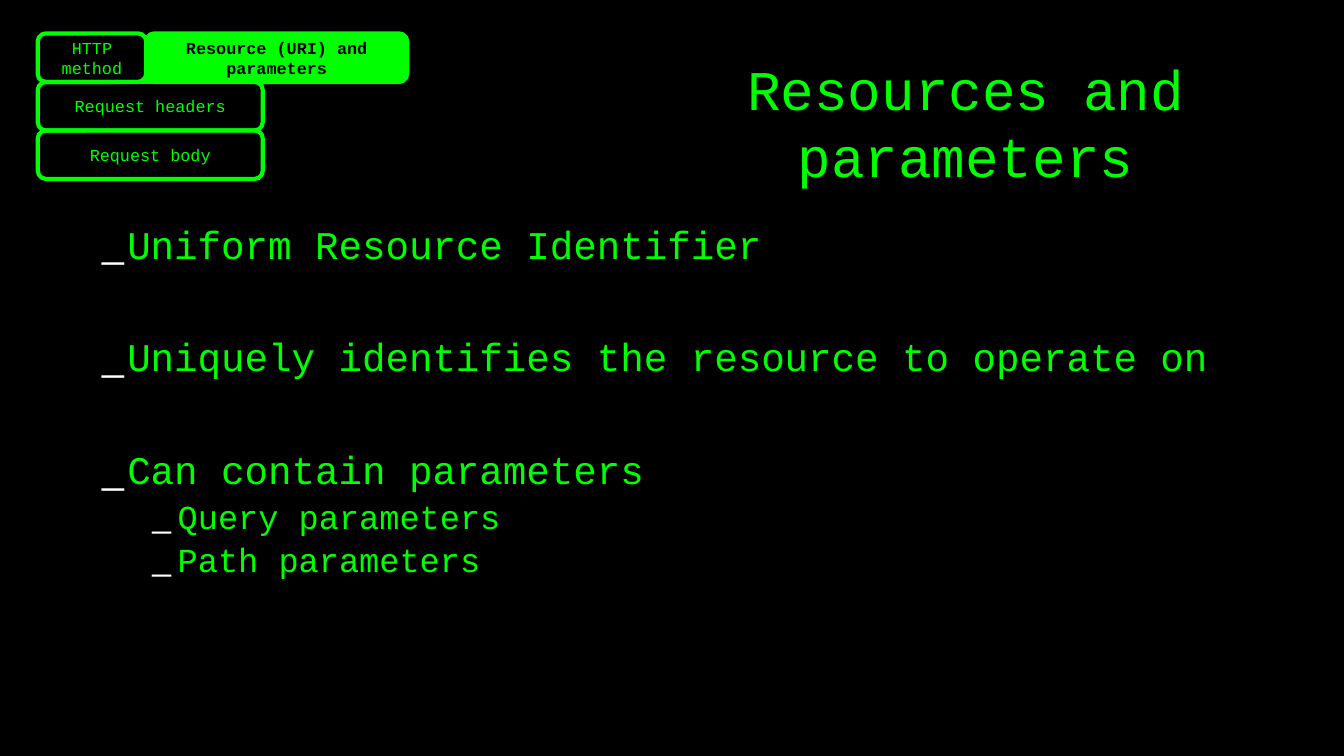
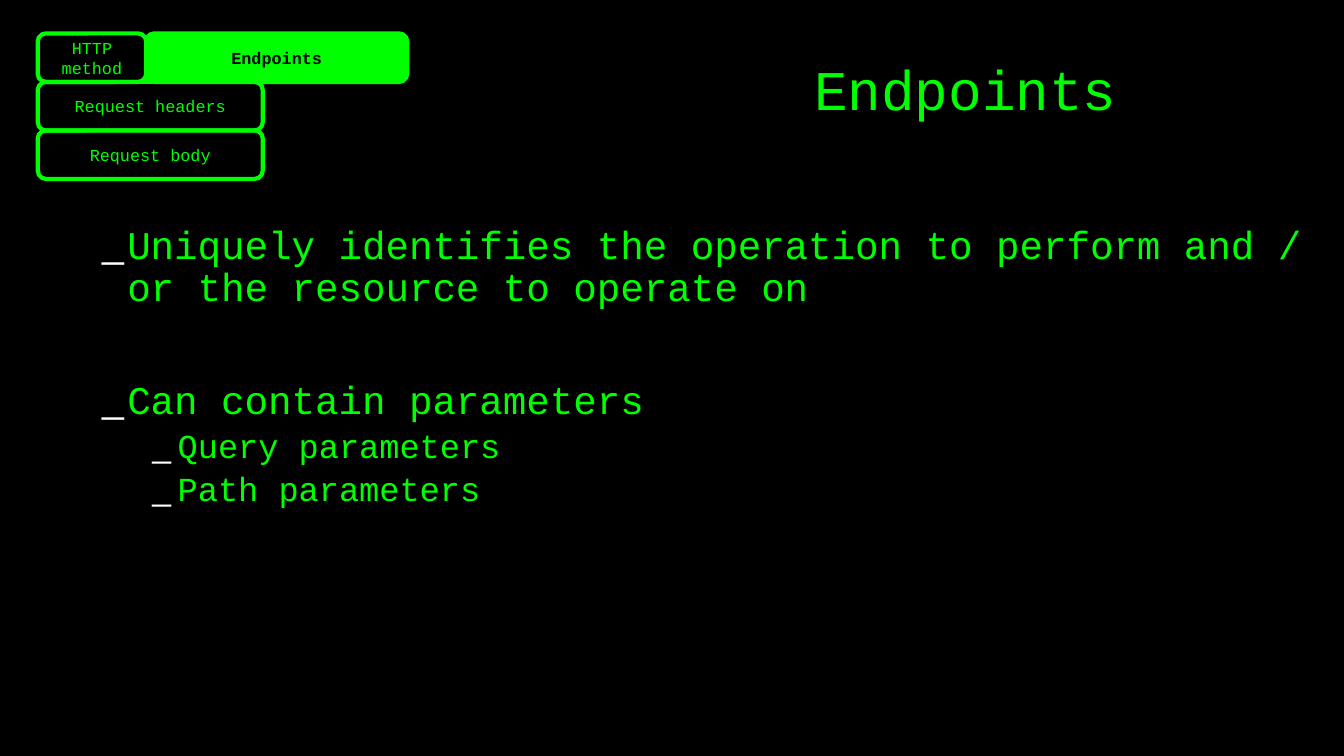
Before and after one commit to basdijkstra/rest-assured-net-workshop, a slide deck: slide 6 of RestAssuredNetWorkshop.odp (slide 8 before the commit). Drawn at 1344x756 pixels with LibreOffice and Linux fonts; fonts in the diff are those of the drawing. Boxes give left, top, right and bottom in pixels: in the first picture for what was removed or moved away, otherwise in the second. Text is boxed around its words. In the diff, an @@ line names an element or a change of style, - is before the commit and + after.

Commit message:
Add slides

```diff
--- a/RestAssuredNetWorkshop.odp
+++ b/RestAssuredNetWorkshop.odp
@@ text in freeform shape at [231,52,322,68]: text changed @@
-Resource (URI) and parameters
+Endpoints
@@ text removed at [747,70,1184,189] @@
-Resources and parameters
@@ text added at [814,70,1116,122], 40 pt, text #00FF00 @@
+Endpoints
@@ text at [127,231,1254,309]: text changed @@
-_ Uniform Resource Identifier
-_ Uniquely identifies the resource to operate on
+_ Uniquely identifies the operation to perform and / or the resource to operate on
```
Also in this commit, not shown: 17 other slides changed, 12 slides added, 6 slides removed, 2 other files.
